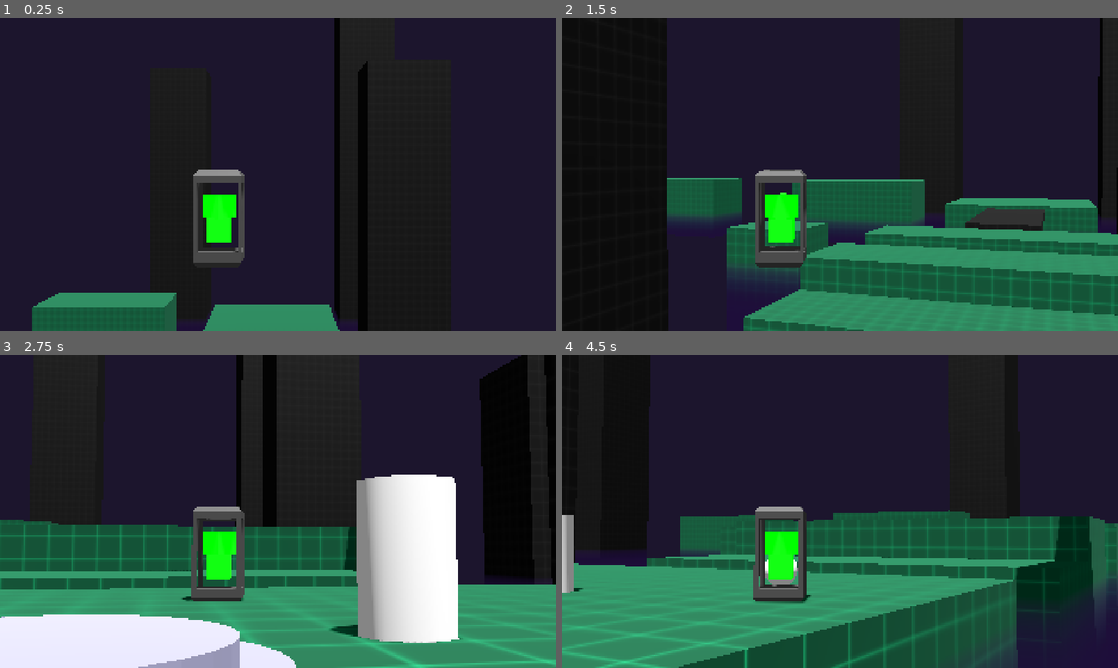
Above: before the commit, frames 1-4 (two rows, left to right).
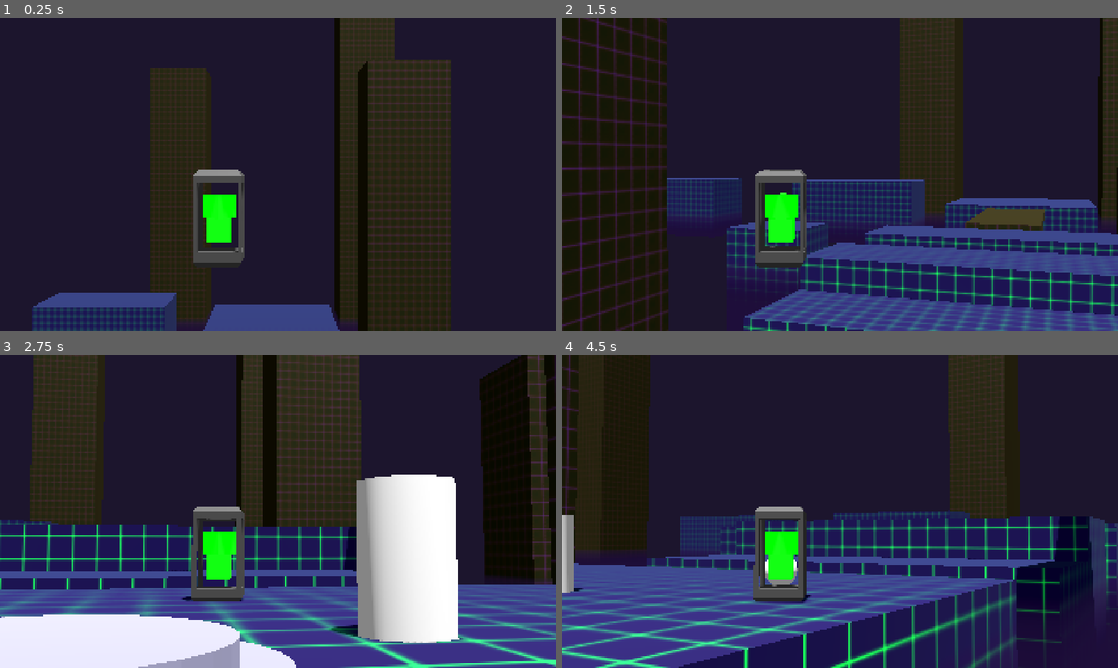
Above: after the commit, the same moments.

Repository: cursedeclise/nefarious-feline-game
Game: Godot game, scene res://lessons/game.tscn
Same seed, same stepped clock (60 frames per second), same inputs: the game is played once before the commit and once after it.
Inputs (mouse positions are in pixels of both pictures, inside the frame that each line leads up to):
- Up to frame 1 (0.25 s): no input
- Up to frame 2 (1.5 s): tap Enter (ui_accept) at 0.5, 0.77 s; move the mouse to (867, 174) at 0.52 s; hold Right mouse button (bigshoot) 0.53-1.28 s; move the mouse to (812, 174) at 1.27 s; tap S (moveB) at 1.35 s
- Up to frame 3 (2.75 s): tap Enter (ui_accept) at 1.52 s; move the mouse to (289, 505) at 2.02 s; hold W (moveF) from 2.03 s (still down)
- Up to frame 4 (4.5 s): move the mouse to (834, 517) at 2.77 s; release W (moveF) at 2.78 s; tap A (moveL) at 2.85 s; tap Enter (ui_accept) at 3.02, 3.77 s; move the mouse to (878, 514) at 3.52 s; hold D (moveR) 3.53-4.28 s; move the mouse to (795, 508) at 4.27 s; click (795, 508) at 4.35 s

The runs differ from the first frame. In frame 1, 8.3% of the frame differs, in the area x 5-82%, y 0-100%; in frame 2, 30%; in frame 3, 29%; in frame 4, 38%, in the area x 0-100%, y 0-100%.
Error in both runs: Cannot call method 'instantiate' on a null value. (res://lessons/wand.gd:42)

Commit message:
textures!

Diff:
--- a/lessons/game.tscn
+++ b/lessons/game.tscn
@@ -7,7 +7,7 @@
 [ext_resource type="PackedScene" uid="uid://b430yfkptn0l8" path="res://assets/Models/shiny_telaport.glb" id="9_tpjcj"]
 
 [sub_resource type="StandardMaterial3D" id="StandardMaterial3D_w6k2d"]
-albedo_color = Color(0.05882353, 0.3882353, 0.25490198, 1)
+albedo_color = Color(0.05882353, 1, 0.25490198, 1)
 albedo_texture = ExtResource("1_yasw7")
 uv1_triplanar = true
 
--- a/new_standard_material_3d.tres
+++ b/new_standard_material_3d.tres
@@ -1,9 +1,9 @@
 [gd_resource type="StandardMaterial3D" format=3 uid="uid://ccypd81s0p18j"]
 
-[ext_resource type="Texture2D" uid="uid://brbtohct73mlt" path="res://assets/textures/checkboard.png" id="1_lquvc"]
+[ext_resource type="Texture2D" uid="uid://y1kas22qdlnp" path="res://assets/textures/checkboard_2.png" id="1_lquvc"]
 
 [resource]
-albedo_color = Color(0.20392157, 0.20392157, 0.20392157, 1)
+albedo_color = Color(0.60784316, 0.20392157, 1, 1)
 albedo_texture = ExtResource("1_lquvc")
 metallic = 0.77
 metallic_specular = 0.83
Binary file changed: assets/textures/checkboard.png
Binary file changed: assets/textures/checkboard_2.png
Not shown, added: assets/textures/checkboard_2.png.import
